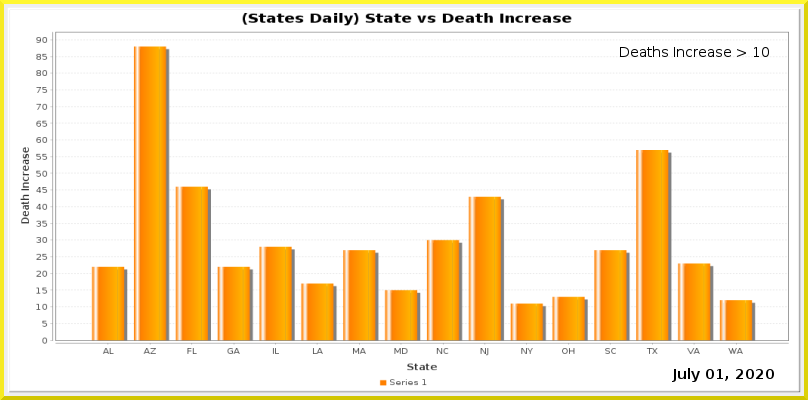
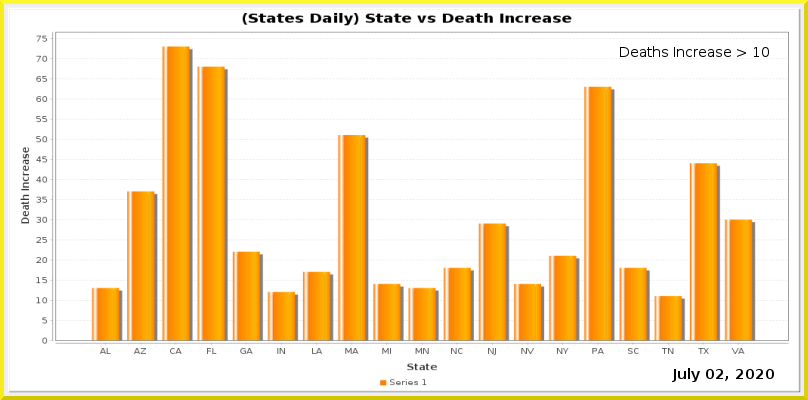
Comparing the layer stacks of the two 808×400 images. Changes:
painted on "Current Date" over [716, 369, 723, 379]
painted on "Date_vs_TestIncrease.png" over [36, 35, 789, 356]
